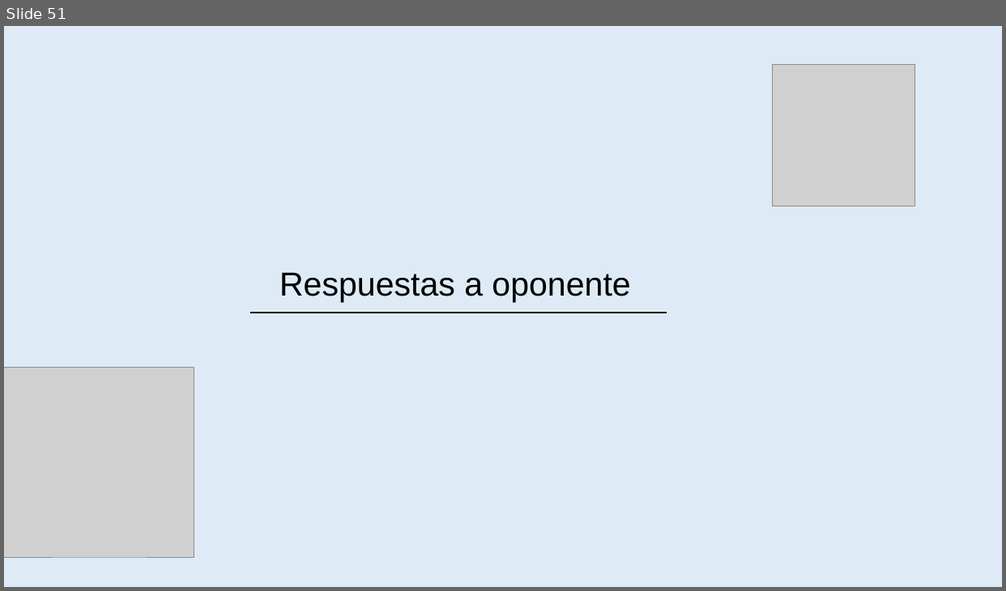
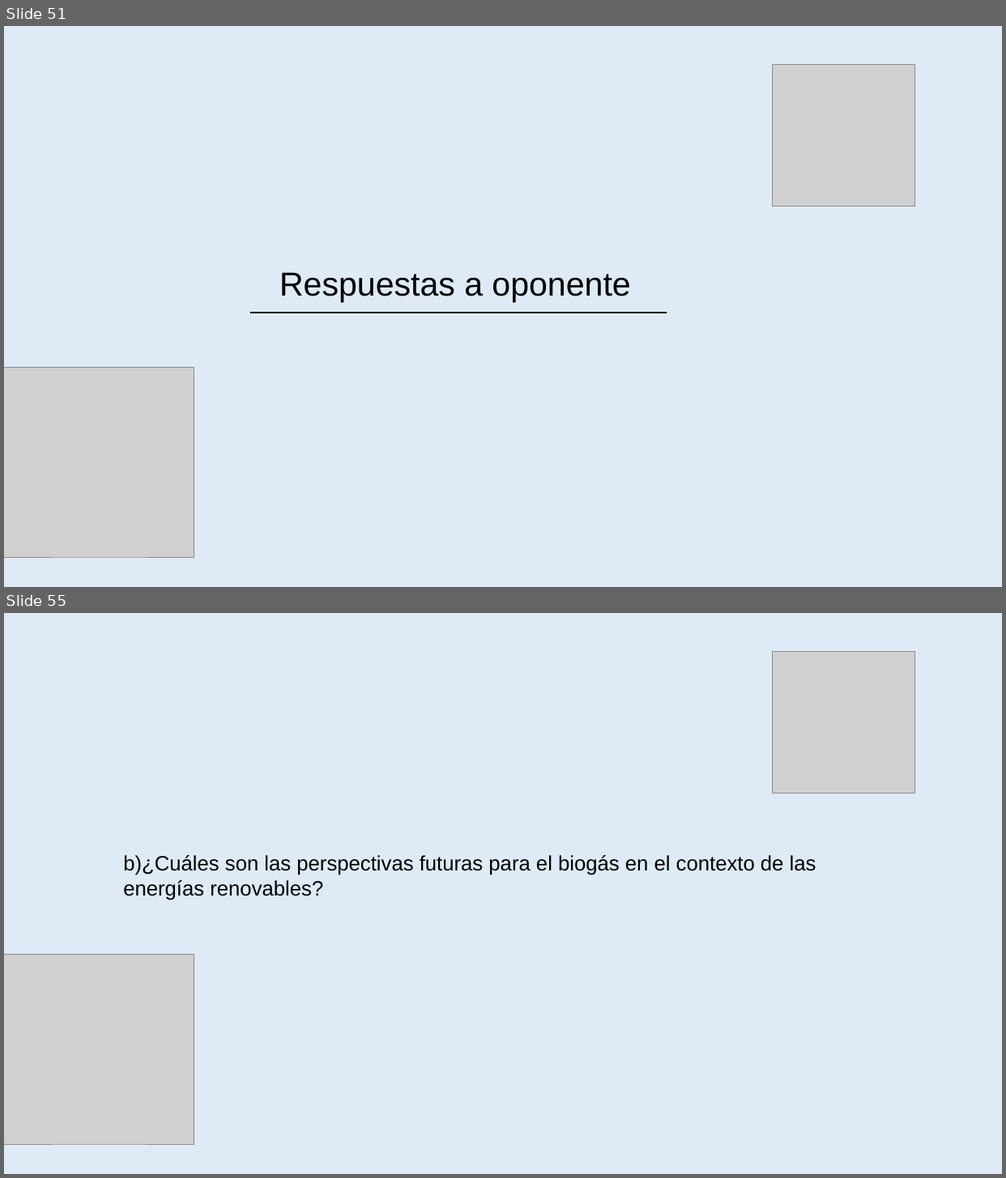
Before and after one commit to amypadron/prower_tesis, a slide deck: Digestión anaerobía.Original.pptx. Shown one above the other, each under a label of ours: slide 51 before the commit, slides 51 and 55 after it; the slides between them are not shown. The pictures are 1006x591 and 1006x1178 pixels, drawn with LibreOffice and Linux fonts; fonts in the diff are those of the drawing; grey boxes stand for pictures. Boxes give left, top, right and bottom in pixels: in the first picture for what was removed or moved away, otherwise in the second. Text is boxed around its words. In the diff, an @@ line names an element or a change of style, - is before the commit and + after.

```diff
--- a/Digestión anaerobía.Original.pptx
+++ b/Digestión anaerobía.Original.pptx
@@ slide 55 added at [4, 613, 1002, 1174], background #DEEBF7 @@
@@ picture added at [773, 651, 915, 794] @@
@@ text added at [123, 855, 816, 901], 20 pt, text #000000 @@
+b)¿Cuáles son las perspectivas futuras para el biogás en el contexto de las energías renovables?
@@ picture added at [4, 954, 194, 1144] @@
```
Also in this commit, not shown: 1 slide changed, 19 other slides added.
